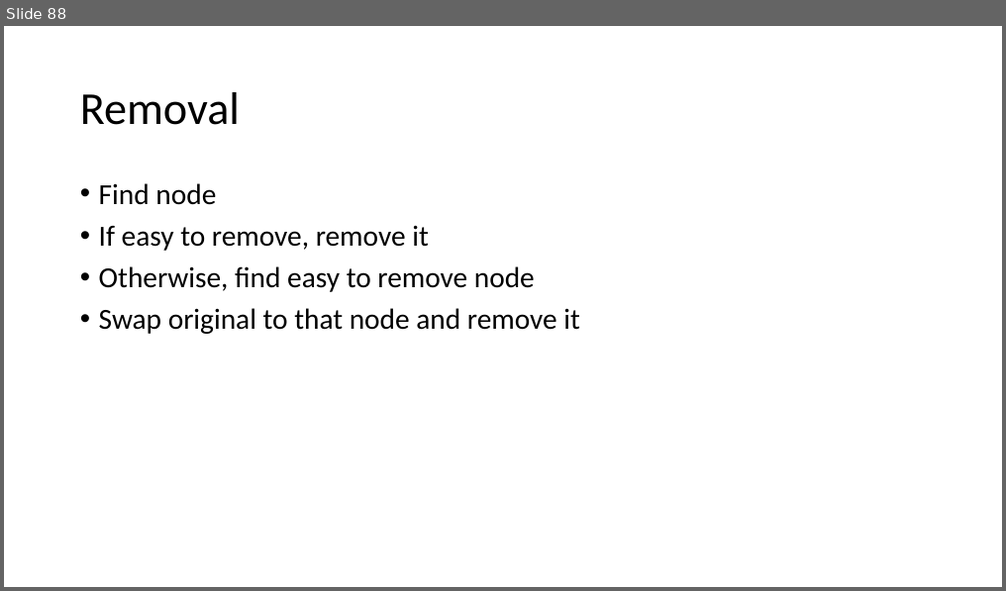
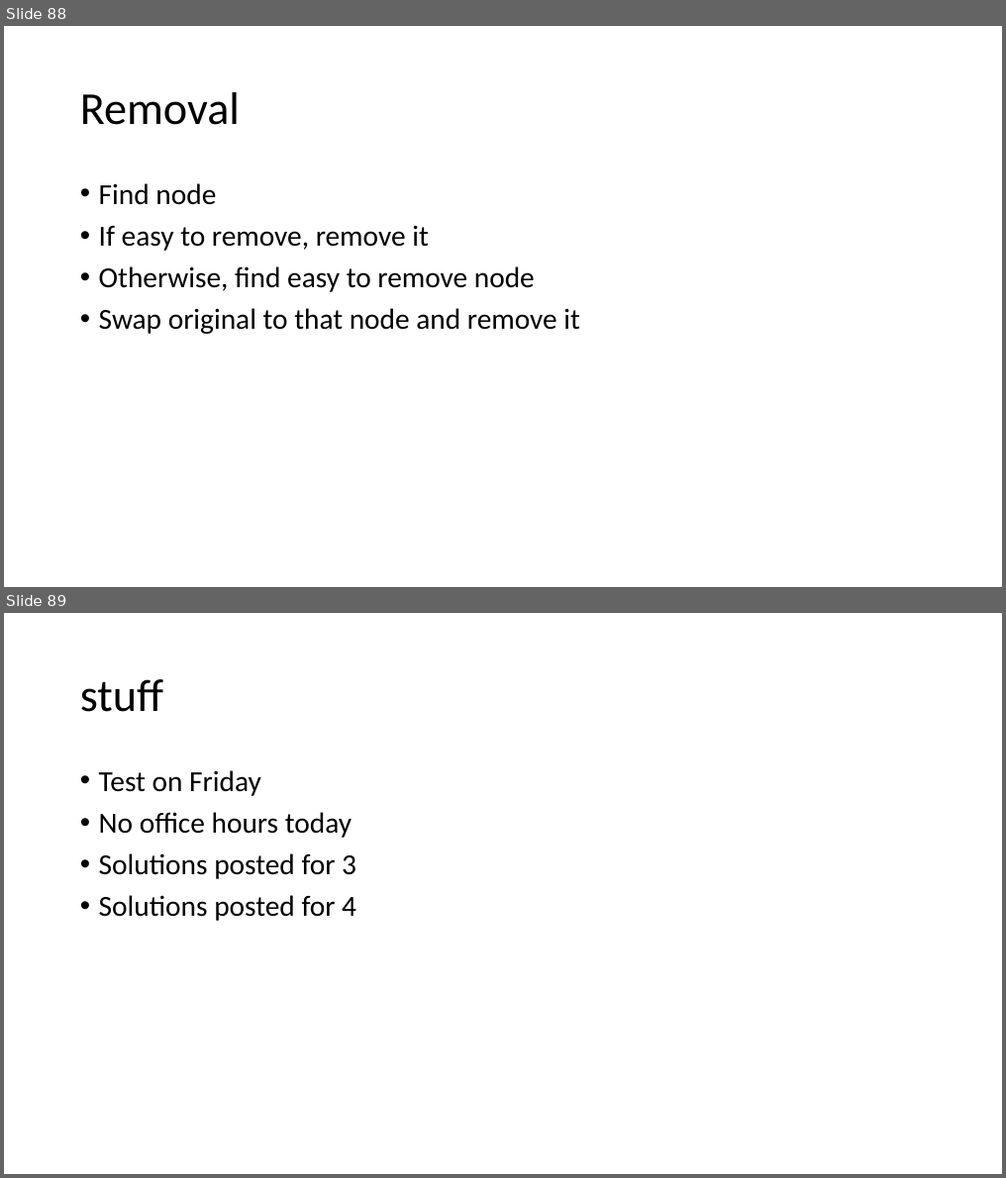
Before and after one commit to skalakm/232, a slide deck: notes.pptx. Shown one above the other, each under a label of ours: slide 88 before the commit, slides 88 and 89 after it. The pictures are 1006x591 and 1006x1178 pixels, drawn with LibreOffice and Linux fonts; fonts in the diff are those of the drawing. Boxes give left, top, right and bottom in pixels: in the first picture for what was removed or moved away, otherwise in the second. Text is boxed around its words. In the diff, an @@ line names an element or a change of style, - is before the commit and + after.

```diff
--- a/notes.pptx
+++ b/notes.pptx
@@ slide 89 added at box(4, 613, 1002, 1174), background #FFFFFF @@
@@ title added at box(80, 679, 163, 712), 44 pt, text #000000 @@
+stuff
@@ text added at box(99, 770, 356, 921), 28 pt, text #000000 @@
+• Test on Friday
+• No office hours today
+• Solutions posted for 3
+• Solutions posted for 4
```
Also in this commit, not shown: 6 other slides added, 1 slide removed.
